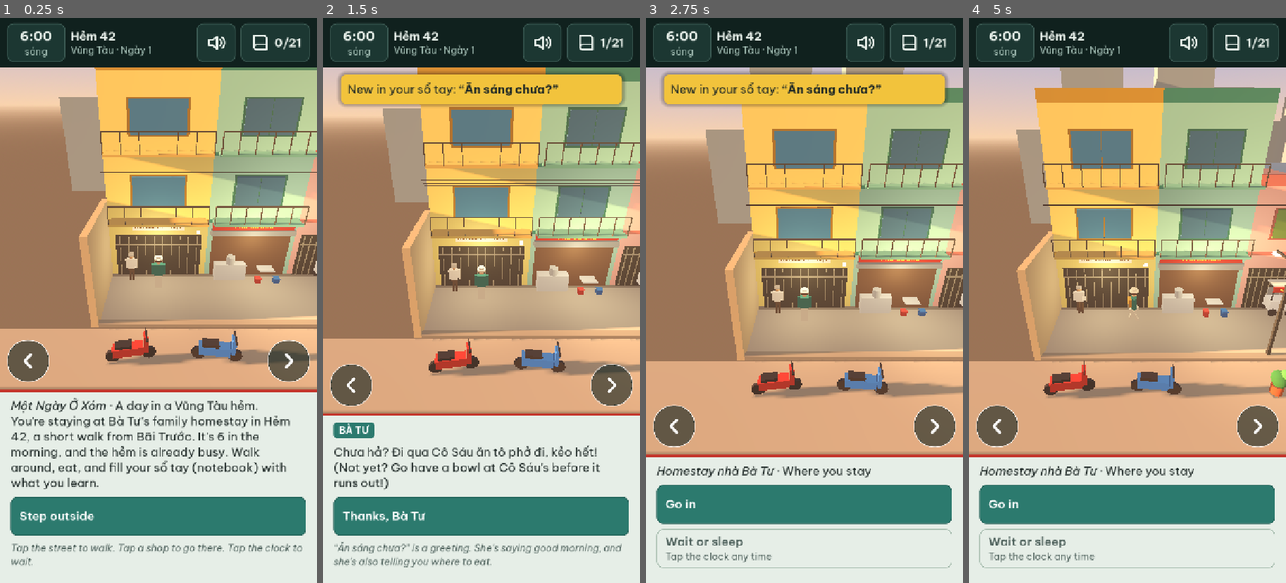
Above: before the commit, frames 1-4 (left to right).
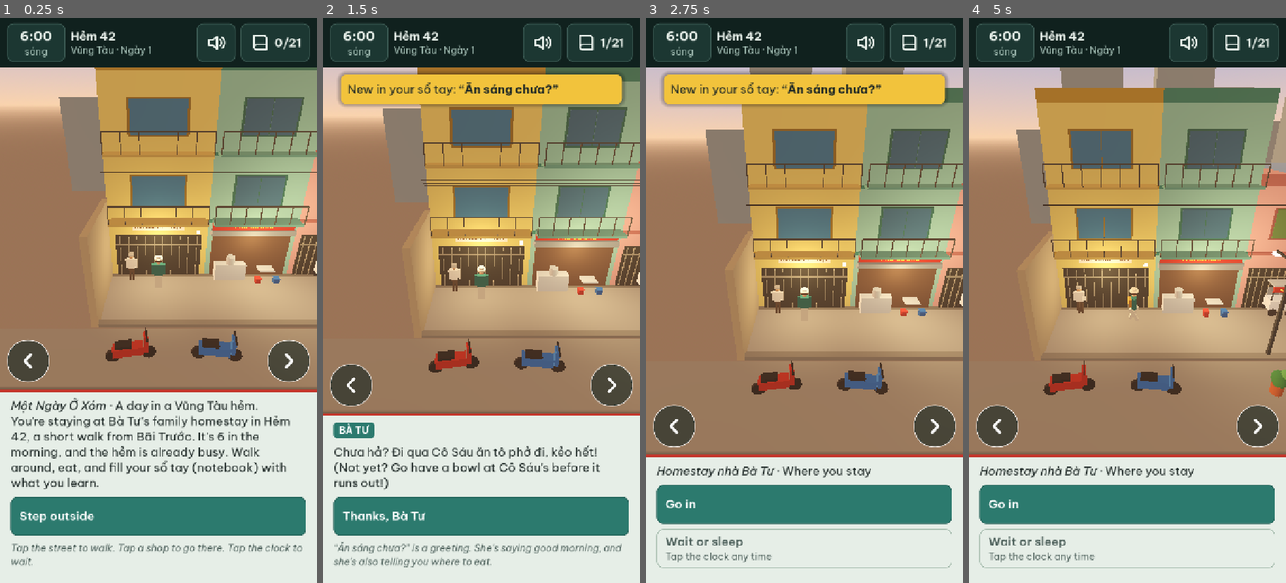
Above: after the commit, the same moments.

Repository: sntran/Vung_Tau
Game: Godot game, scene res://scenes/main.tscn
The game is run twice, just before and just after one commit, with the same random seed, the same clock (stepped at 60 frames per second) and the same inputs.
Inputs (mouse positions are in pixels of both pictures, inside the frame that each line leads up to):
- Up to frame 1 (0.25 s): no input
- Up to frame 2 (1.5 s): click (481, 515) at 0.5 s; click (481, 503) at 1.25 s
- Up to frame 3 (2.75 s): click (804, 515) at 2 s
- Up to frame 4 (5 s): click (1127, 503) at 2.75 s; click (1127, 532) at 3.5 s; tap Enter at 4.25 s; move the mouse to (1197, 272) at 4.27 s; hold Right (ui_right) from 4.28 s (still down); hold Shift from 4.28 s (still down); click (1197, 272) at 4.42 s

The runs differ from the first frame. In frame 1, 26% of the frame differs, in the area x 0-100%, y 8-66%; in frame 2, 26%; in frame 3, 32%; in frame 4, 35%, in the area x 0-100%, y 8-78%.

Commit message:
Correct the clock sheet buttons and the noon light, make ground taps walk, and check the shutters and the boats

Diff:
--- a/playtests/layout.gd
+++ b/playtests/layout.gd
@@ -3,7 +3,8 @@
 # each kind of talk panel. Use ui_report(). Check that each control is fully
 # on the screen, no control covers the top bar, no label hides lines, and
 # each button is at least 88 px high at the base width. Check that the
-# player is visible when the talk panel is open.
+# player is visible when the talk panel is open. Check that the text of each
+# button is inside the button.
 # sizes: 720x1280 1080x2400 1280x720
 # phase: --start-time=06:00
 
@@ -86,6 +87,8 @@
 				problems.append("%s covers the top bar" % name)
 		if item.hidden_lines:
 			problems.append("%s hides lines (%s of %s show)" % [name, item.get("visible_lines"), item.get("lines")])
+		if item.get("outside_button", false):
+			problems.append("the text %s is outside its button" % name)
 		if item.trimmed:
 			problems.append("%s cuts its text" % name)
 		if item.button and rect.size.y < UiTheme.BUTTON_MIN_HEIGHT - 0.5:
--- a/playtests/soak.gd
+++ b/playtests/soak.gd
@@ -20,17 +20,26 @@
 	for i in TAPS:
 		var s := d.state()
 		var kind := rng.randi_range(0, 2)
+		# A sheet covers the world. Then only its choices can be tapped.
+		if s.mode != "hem":
+			kind = 2
 		var error := ""
 		if kind == 0:
+			# A random floor point in the free part of the screen.
 			var pos: Vector3 = s.player
-			var point := Vector3(pos.x + rng.randf_range(-5.0, 5.0), 0, rng.randf_range(-1.5, 1.7))
+			var point := Vector3.ZERO
+			for attempt in 10:
+				point = Vector3(pos.x + rng.randf_range(-5.0, 5.0), 0, rng.randf_range(-1.5, 1.7))
+				if _in_free_part(d, s, point):
+					break
 			error = await d.try_tap_floor(point, false)
 			counts.floor += 1
 		elif kind == 1:
 			# A random spot from the spots that are on the screen now.
 			var on_screen: Array[String] = []
 			for id in spot_ids:
-				if d.locate(id).error == "":
+				var where := d.locate(id)
+				if where.error == "" and _in_free_part_2d(s, where.point):
 					on_screen.append(id)
 			if on_screen.is_empty():
 				error = "no spot on the screen"
@@ -58,4 +67,16 @@
 			await d.screenshot("tap_%03d" % (i + 1))
 	d.step("taps: %s" % [counts])
 	d.step("reasons for the taps that were not possible: %s" % [reasons])
-	d.expect(counts.skipped < TAPS / 4, "more than half of the random taps were not possible: %s" % [counts])
+	d.expect(counts.skipped < TAPS / 4, "more than a quarter of the random taps were not possible: %s" % [counts])
+
+
+## Returns true when the 3D point is in the free part of the screen, away from the walk buttons.
+func _in_free_part(d: PlaytestDriver, s: Dictionary, point: Vector3) -> bool:
+	return _in_free_part_2d(s, d.world_to_view(point))
+
+
+func _in_free_part_2d(s: Dictionary, view_point: Vector2) -> bool:
+	var free: Rect2 = s.free_rect
+	# The walk buttons are in the low corners of the free part.
+	var inner := Rect2(free.position, free.size - Vector2(0, 130))
+	return inner.has_point(view_point)
--- a/playtests/spots_by_time.gd
+++ b/playtests/spots_by_time.gd
@@ -3,6 +3,7 @@
 # 21:40: tap each spot that is present. Check that the dialogue line ID is
 # the correct one for that spot and time. Check that a cart that is not
 # present cannot be tapped and is not shown as near. Screenshot each spot.
+# At each start time, also check the shutters (R19) and the boats (R17).
 # phase: --start-time=05:50
 # phase: --start-time=11:00 --fresh-save
 # phase: --start-time=15:00 --fresh-save
@@ -27,6 +28,14 @@
 		"coc": "spot.coc.look", "bac": "spot.bac.closed", "mia": "", "go": "spot.go.look",
 		"banhkhot": "spot.banhkhot.closed", "hvl": "spot.hvl.look", "beach": "spot.beach.night"},
 }
+## The shutter positions and the boats at each start time (R17, R19).
+const START_VIEW := {
+	1: {"shutters": {"pho": "open", "bac": "closed", "banhkhot": "closed"}, "boats_in": true},
+	2: {"shutters": {"pho": "half", "bac": "closed", "banhkhot": "open"}, "boats_in": false},
+	3: {"shutters": {"pho": "closed", "bac": "closed", "banhkhot": "open"}, "boats_in": false},
+	4: {"shutters": {"pho": "closed", "bac": "closed", "banhkhot": "open"}, "boats_in": false},
+	5: {"shutters": {"pho": "closed", "bac": "closed", "banhkhot": "closed"}, "boats_in": false},
+}
 ## The spots in the order along the hẻm.
 const ORDER := ["home", "pho", "banhmi", "coc", "bac", "mia", "go", "banhkhot", "hvl", "beach"]
 
@@ -38,6 +47,11 @@
 	await d.tap_id("choice.okay")
 	await d.wait_idle()
 	await d.screenshot("start")
+	var view: Dictionary = START_VIEW[d.phase]
+	var s0 := d.state()
+	d.expect(s0.shutters == view.shutters, "at %s the shutters are %s, not %s" % [s0.time_text, s0.shutters, view.shutters])
+	d.expect(s0.boats_in == view.boats_in and s0.exercisers == view.boats_in,
+			"at %s the boats on the sand and the people: %s, not %s" % [s0.time_text, s0.boats_in, view.boats_in])
 	var expected: Dictionary = EXPECTED[d.phase]
 	var hem: Node = d.main().hem
 	for spot_id: String in ORDER:
--- a/playtests/walk_hem.gd
+++ b/playtests/walk_hem.gd
@@ -3,7 +3,8 @@
 # then back with the walk buttons only. At each lot, check that the player
 # is within 1 m of the target. Check that the clock moved forward the correct
 # number of minutes for the distance. Check that the player is always on the
-# floor (Y within 0.1 m of the floor). Screenshot each lot. At the end, the
+# floor (Y within 0.1 m of the floor). Screenshot each lot. At the end, a tap
+# on the near ground walks the player to the edge of the walk area, and the
 # arrow keys walk the player the same as the walk buttons.
 # phase: --start-time=06:00
 
@@ -56,6 +57,17 @@
 		_check_clock(d, start_time, expected_walk, "walk.left %d" % guard)
 		await d.screenshot("walk_left_%d" % guard)
 	d.expect(d.state().player.x <= 0.5, "the walk buttons bring the player back to the homestay")
+	# A tap on the near ground (out of the walk area) walks the player to the
+	# nearest point of the walk area.
+	var near_from: Vector3 = d.state().player
+	var ground := Vector3(near_from.x + 2.0, 0, 5.0)
+	if await d.tap_floor(ground):
+		await _walk_and_watch(d)
+		var at: Vector3 = d.state().player
+		d.expect(absf(at.x - ground.x) < 0.5 and at.z > 1.2,
+				"a tap on the near ground walks the player to the edge of the walk area: %s" % at)
+		expected_walk += Vector2(at.x - near_from.x, at.z - near_from.z).length()
+		await d.screenshot("near_ground")
 	# The arrow keys do the same as the walk buttons.
 	var from: Vector3 = d.state().player
 	await d.key(KEY_RIGHT)
--- a/scenes/main.gd
+++ b/scenes/main.gd
@@ -440,7 +440,8 @@
 	sun.rotation_degrees = DayLight.sun_rotation(minutes)
 	sun.light_color = DayLight.sun_color(minutes)
 	sun.light_energy = DayLight.sun_energy(minutes)
-	sun.shadow_enabled = DayLight.sun_height(minutes) > 0.0
+	# No sun shadows: see plan 0001, note N18.
+	sun.shadow_enabled = false
 	_update_top_bar()
 
 
--- a/scenes/main.tscn
+++ b/scenes/main.tscn
@@ -25,6 +25,7 @@
 ambient_light_source = 2
 ambient_light_color = Color(0.85, 0.88, 0.9, 1)
 ambient_light_energy = 0.7
+reflected_light_source = 1
 tonemap_mode = 2
 fog_enabled = true
 fog_light_color = Color(0.8, 0.88, 0.92, 1)
@@ -41,7 +42,7 @@
 
 [node name="Sun" type="DirectionalLight3D" parent="World"]
 transform = Transform3D(1, 0, 0, 0, 0.5, 0.866, 0, -0.866, 0.5, 0, 10, 0)
-shadow_enabled = true
+shadow_enabled = false
 directional_shadow_mode = 0
 directional_shadow_max_distance = 40.0
 
--- a/scenes/world/beach.gd
+++ b/scenes/world/beach.gd
@@ -49,7 +49,7 @@
 			Color("#E3DDCC"), "WallTop")
 	# Sand and sea.
 	Greybox.box(self, Vector3(sand_width + 4.0, 0.2, 200.0),
-			Vector3(wall_x + 0.35 + (sand_width + 4.0) / 2.0, SAND_Y - 0.1, 0), Color("#E2D3A4"), "Sand")
+			Vector3(wall_x + 0.35 + (sand_width + 4.0) / 2.0, SAND_Y - 0.1, 0), Color("#CDB98A"), "Sand")
 	var sea := Greybox.box(self, Vector3(6000.0, 0.1, 6000.0),
 			Vector3(wall_x + sand_width + 3000.0, SEA_Y - 0.05, 0), Color("#2F6E8A"), "Sea")
 	sea.cast_shadow = GeometryInstance3D.SHADOW_CASTING_SETTING_OFF
--- a/scenes/world/hem.gd
+++ b/scenes/world/hem.gd
@@ -282,7 +282,10 @@
 	var sand_end := road_w + beach.sand_width
 	var areas := [
 		# [size, center]
-		[Vector3(end_x - start_x, 0.2, hem_width), Vector3((start_x + end_x) / 2.0, -0.1, 0)],
+		# The hẻm floor and the ground on the near side. A tap on the near
+		# ground walks the player to the nearest point of the walk area.
+		[Vector3(end_x - start_x + 6.0, 0.2, hem_width + 24.0),
+				Vector3((start_x - 6.0 + end_x) / 2.0, -0.1, 12.0)],
 		[Vector3(road_w, 0.2, 20.0), Vector3(end_x + road_w / 2.0, -0.1, 0)],
 		[Vector3(sand_end - road_w, 0.2, 30.0), Vector3(end_x + (road_w + sand_end) / 2.0, Beach.SAND_Y - 0.1, 0)],
 	]
--- a/scripts/day_light.gd
+++ b/scripts/day_light.gd
@@ -89,8 +89,8 @@
 	var height := sun_height(minutes)
 	if height <= 0.0:
 		return 0.18
-	return lerpf(0.5, 1.25, clampf(height * 1.6, 0.0, 1.0))
+	return lerpf(0.5, 1.0, clampf(height * 1.6, 0.0, 1.0))
 
 
 static func ambient_energy(minutes: int) -> float:
-	return lerpf(0.75, 0.22, darkness(minutes) / 0.55)
+	return lerpf(0.6, 0.22, darkness(minutes) / 0.55)
--- a/scripts/playtest_driver.gd
+++ b/scripts/playtest_driver.gd
@@ -235,6 +235,15 @@
 	if n.has_meta("test_id"):
 		return "\"%s\"" % n.get_meta("test_id")
 	return "%s (%s)" % [n.name, n.get_class()]
+
+
+func _button_parent(control: Control) -> Button:
+	var parent := control.get_parent()
+	while parent:
+		if parent is Button:
+			return parent
+		parent = parent.get_parent()
+	return null
 
 
 func _scroll_parent(control: Control) -> ScrollContainer:
@@ -417,7 +426,21 @@
 		"sound": GameState.sound,
 		"intro_done": bool(GameState.flag("intro_done")),
 		"view_size": viewport().get_visible_rect().size,
+		"shutters": _shutters(hem),
+		"boats_in": hem.beach.boats_in.visible,
+		"exercisers": hem.beach.exercisers.visible,
 	}
+
+
+## Returns the shutter position of each shop: "open", "half", or "closed".
+func _shutters(hem: Node) -> Dictionary:
+	var names := {TubeHouse.Shutter.OPEN: "open", TubeHouse.Shutter.HALF: "half",
+			TubeHouse.Shutter.CLOSED: "closed"}
+	var result := {}
+	for lot: Dictionary in Content.layout.lots:
+		if lot.get("ground") == "shop" and lot.has("spot"):
+			result[lot.spot] = names[hem.houses[lot.id].shutter]
+	return result
 
 
 ## Returns the test IDs of the visible choices of the active UI: the talk
@@ -470,6 +493,10 @@
 		var scroll := _scroll_parent(control)
 		if scroll:
 			entry.scroll_rect = scroll.get_global_rect()
+		# The text of a button must be inside the button.
+		var button := _button_parent(control)
+		if button and (control is Label) and (control as Label).text != "":
+			entry.outside_button = not button.get_global_rect().grow(0.5).encloses(control.get_global_rect())
 		if control is Label:
 			var label := control as Label
 			entry.lines = label.get_line_count()
--- a/scripts/text_button.gd
+++ b/scripts/text_button.gd
@@ -17,6 +17,8 @@
 	clip_text = false
 	_box = VBoxContainer.new()
 	_box.mouse_filter = Control.MOUSE_FILTER_IGNORE
+	# The text box follows the button size through its anchors.
+	_box.set_anchors_preset(Control.PRESET_FULL_RECT)
 	_box.add_theme_constant_override("separation", 2)
 	_box.alignment = BoxContainer.ALIGNMENT_CENTER
 	add_child(_box)
@@ -78,8 +80,10 @@
 		needed += _box.get_theme_constant("separation") + _text_height(sub_label, inner_width)
 	needed += _margin.y * 2.0
 	custom_minimum_size.y = maxf(UiTheme.BUTTON_MIN_HEIGHT, ceilf(needed))
-	_box.position = _margin
-	_box.size = Vector2(inner_width, maxf(size.y, custom_minimum_size.y) - _margin.y * 2.0)
+	_box.offset_left = _margin.x
+	_box.offset_right = -_margin.x
+	_box.offset_top = _margin.y
+	_box.offset_bottom = -_margin.y
 
 
 func _text_height(label: Label, width: float) -> float:
Not shown, removed: playtests/zz_debug.gd.uid
Not shown, changed: .github/workflows/export.yml
Not shown, changed: AGENTS.md
Not shown, changed: docs/plans/0001-foundation.md
